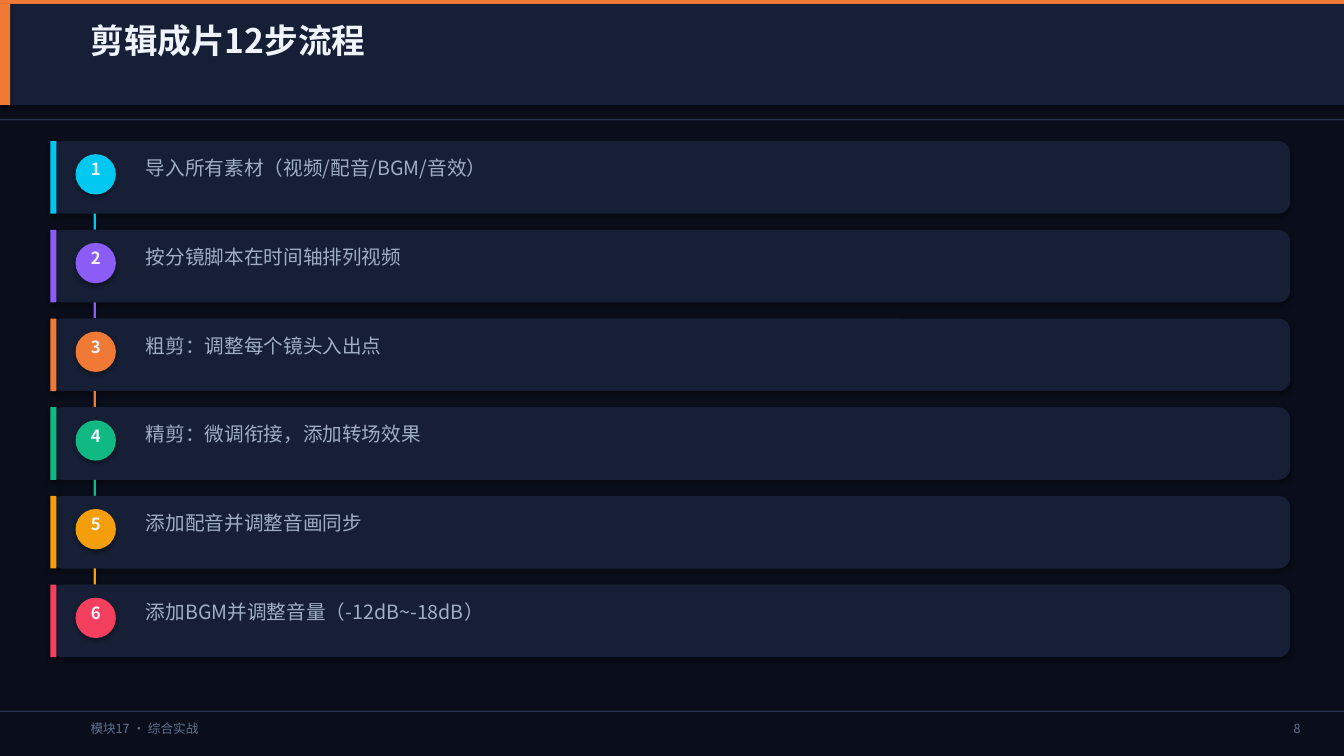
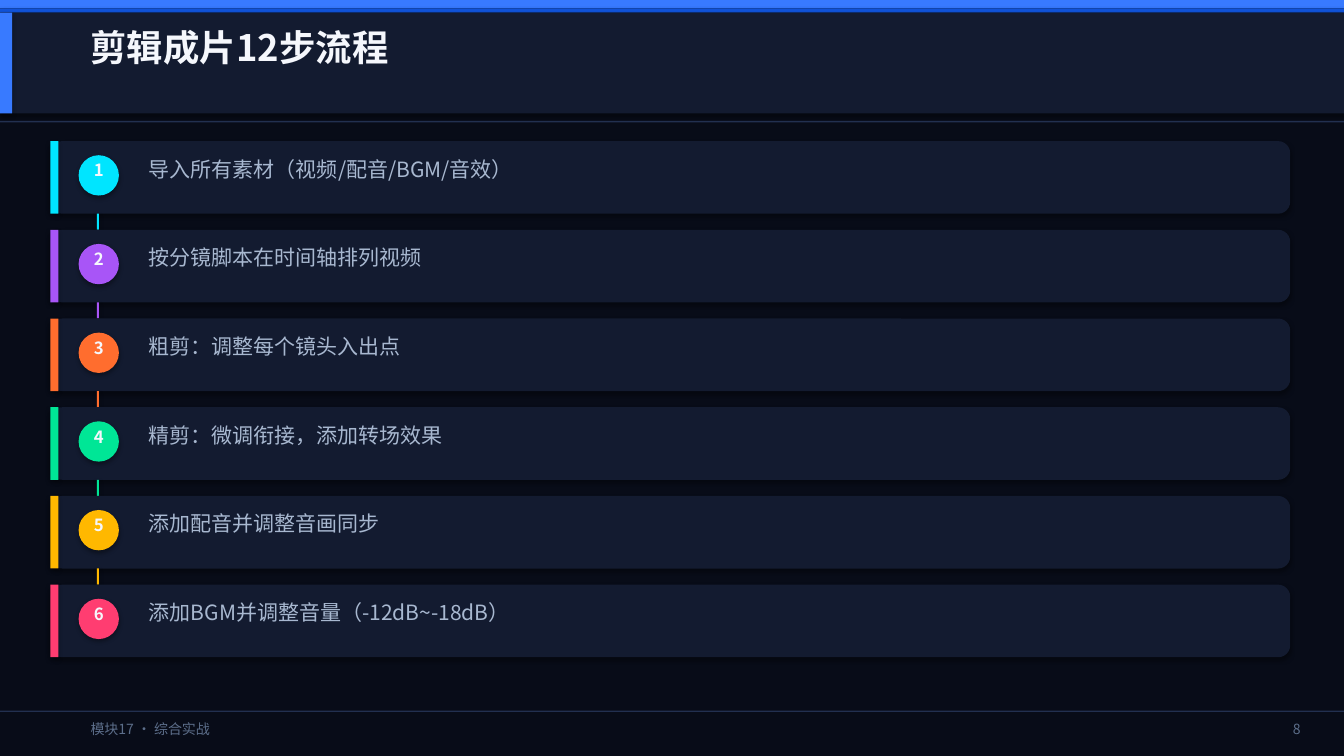
Before and after one commit to lichangjiang932-ship-it/ai-video-class, a slide deck: slide 9 of AI漫剧制作课程/PPT课件/模块17-综合实战.pptx. Drawn at 1344x756 pixels with LibreOffice and Linux fonts; fonts in the diff are those of the drawing. Boxes give left, top, right and bottom in pixels: in the first picture for what was removed or moved away, otherwise in the second. Text is boxed around its words. In the diff, an @@ line names an element or a change of style, - is before the commit and + after.

Commit message:
feat: PPT v5 - 高级感+色彩感+视觉冲击力
色彩升级：
- 高饱和强调色：电光青/亮紫/火焰橙/翡翠绿/金琥珀/玫瑰红/宝石蓝/亮粉
- 8色调色板循环，每个bullet/卡片独立配色
- 渐变色条：3层叠加模拟渐变效果
- 封面左侧大色块+点阵装饰

视觉冲击力：
- 大数字56pt超粗体+阴影层叠
- 双层装饰数字（背景暗+前景亮）
- 重点卡片右上角装饰圆
- 结束页多层光晕圆
- 章节页大圆半透明装饰

高级感细节：
- 渐变色条（3层叠加模拟gradient）
- 点阵装饰（右下角deco_dots）
- 玻璃态卡片（深色surface+微边框）
- 连接箭头使用模块色
- 每个元素独立配色，避免单调

```diff
--- a/AI漫剧制作课程/PPT课件/模块17-综合实战.pptx
+++ b/AI漫剧制作课程/PPT课件/模块17-综合实战.pptx
@@ background #0A0E1A to #080C18 @@
@@ rectangle resized from (x1=0, y1=0, x2=1344, y2=4) to (x1=0, y1=0, x2=1344, y2=8) @@
@@ rectangle at (x1=0, y1=0, x2=1344, y2=8): fill #F07A35 to #387AFF @@
@@ rectangle at (x1=0, y1=12, x2=12, y2=113): fill #F07A35 to #387AFF @@
@@ rectangle resized from (x1=0, y1=4, x2=1344, y2=105) to (x1=0, y1=8, x2=1344, y2=12) @@
@@ rectangle at (x1=0, y1=8, x2=1344, y2=12): fill #161F35 to #1052D7 @@
@@ rectangle moved from (x1=0, y1=4, x2=10, y2=105) to (x1=0, y1=12, x2=12, y2=113) @@
@@ rectangle added at (x1=0, y1=12, x2=1344, y2=113), fill #131B30 @@
@@ text "剪辑成片12步流程" at (x1=91, y1=30, x2=389, y2=65): size 24 to 26 pt, text colour #F0F4FC to #F5F7FC @@
@@ rectangle at (x1=0, y1=121, x2=1344, y2=122): fill #253350 to #223050 @@
@@ fill #00C8F0 to #00E5FF in 3 elements at (x1=97, y1=214, x2=99, y2=230), (x1=79, y1=155, x2=119, y2=196), (x1=50, y1=141, x2=58, y2=214) @@
@@ fill #8B5CF6 to #A855F7 in 3 elements at (x1=97, y1=302, x2=99, y2=319), (x1=79, y1=244, x2=119, y2=284), (x1=50, y1=230, x2=58, y2=302) @@
@@ fill #F07A35 to #FF6D2E in 3 elements at (x1=97, y1=391, x2=99, y2=407), (x1=79, y1=333, x2=119, y2=373), (x1=50, y1=319, x2=58, y2=391) @@
@@ fill #10B981 to #00E696 in 3 elements at (x1=97, y1=480, x2=99, y2=496), (x1=79, y1=421, x2=119, y2=462), (x1=50, y1=407, x2=58, y2=480) @@
@@ fill #F59E0B to #FFB800 in 3 elements at (x1=97, y1=569, x2=99, y2=585), (x1=79, y1=510, x2=119, y2=551), (x1=50, y1=496, x2=58, y2=569) @@
@@ fill #161F35 to #131B30 in 6 elements at (x1=50, y1=141, x2=1291, y2=214), (x1=50, y1=230, x2=1291, y2=302), (x1=50, y1=319, x2=1291, y2=391), (x1=50, y1=407, x2=1291, y2=480), (x1=50, y1=496, x2=1291, y2=569), (x1=50, y1=585, x2=1291, y2=657) @@
@@ rectangle at (x1=50, y1=585, x2=58, y2=657): fill #F43F5E to #FF3D71 @@
@@ text colour #F0F4FC to #F5F7FC in 6 elements at (x1=94, y1=252, x2=104, y2=265), (x1=94, y1=341, x2=104, y2=354), (x1=94, y1=430, x2=104, y2=443), (x1=94, y1=518, x2=104, y2=532), (x1=94, y1=163, x2=104, y2=176), (x1=94, y1=607, x2=104, y2=620) @@
@@ ellipse at (x1=79, y1=599, x2=119, y2=639): fill #F43F5E to #FF3D71 @@
@@ size 14 to 15 pt, text colour #A0AEC4 to #A8B8D0 in 6 elements at (x1=149, y1=159, x2=513, y2=181), (x1=149, y1=247, x2=422, y2=267), (x1=149, y1=336, x2=401, y2=356), (x1=149, y1=425, x2=443, y2=445), (x1=149, y1=513, x2=380, y2=533), (x1=149, y1=602, x2=510, y2=622) @@
@@ text "模块17 · 综合实战" at (x1=91, y1=722, x2=210, y2=735): size 9 to 10 pt, text colour #607090 to #5C6E8A @@
```
Also in this commit, not shown: 11 other slides changed, 19 other files.
